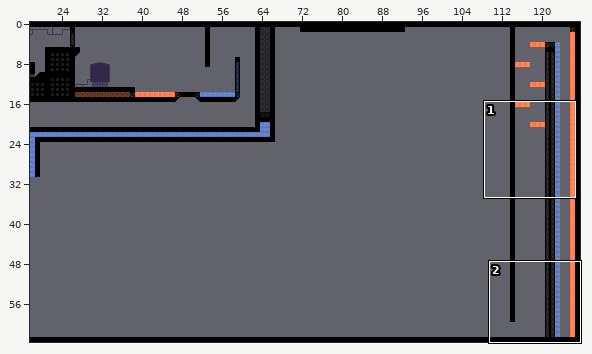
An edit to a level. Tiled map, IndieSpeedRun/IndieSpeedRun/IndieSpeedRunContent/maps/testmap3.tmx. Above: a wide view before the commit, with the close-up outlined.
Close-up. First the earlier version:
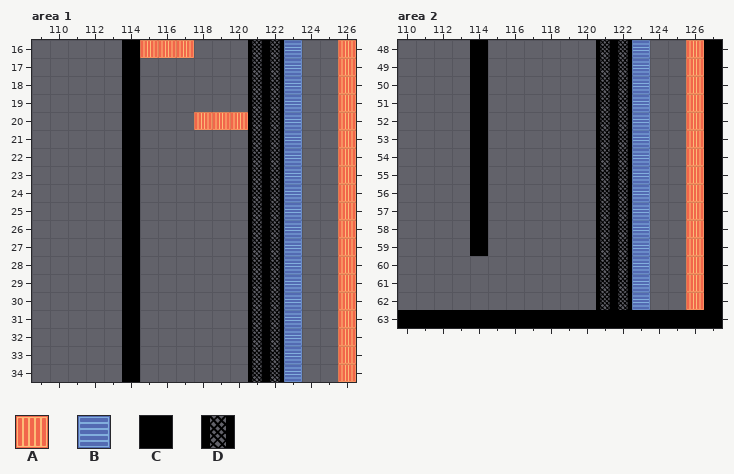
Cells are 32x32 px. Shown: area 1 x 109..126, y 16..34; area 2 x 110..127, y 48..63. The commit also changed other parts of the map, which this record leaves out.
Key: from "furnace-01": A 0 "heat"; from "heatsink-01": B 0 "cool"; from "tiles2-01": C 0, D 19.
_ is an empty cell.
Layers that did not change in this view are not listed.
Layer "Gameplay" before, area 1, first column x 109:
16 _____CAAA___DDB__A
17 _____C______DDB__A
18 _____C______DDB__A
19 _____C______DDB__A
20 _____C___AAADDB__A
21 _____C______DDB__A
22 _____C______DDB__A
23 _____C______DDB__A
24 _____C______DDB__A
25 _____C______DDB__A
26 _____C______DDB__A
27 _____C______DDB__A
28 _____C______DDB__A
29 _____C______DDB__A
30 _____C______DDB__A
31 _____C______DDB__A
32 _____C______DDB__A
33 _____C______DDB__A
34 _____C______DDB__A
Layer "Gameplay" before, area 2, first column x 110:
48 ____C______DDB__AC
49 ____C______DDB__AC
50 ____C______DDB__AC
51 ____C______DDB__AC
52 ____C______DDB__AC
53 ____C______DDB__AC
54 ____C______DDB__AC
55 ____C______DDB__AC
56 ____C______DDB__AC
57 ____C______DDB__AC
58 ____C______DDB__AC
59 ____C______DDB__AC
60 ___________DDB__AC
61 ___________DDB__AC
62 ___________DDB__AC
63 CCCCCCCCCCCCCCCCCC
New version:
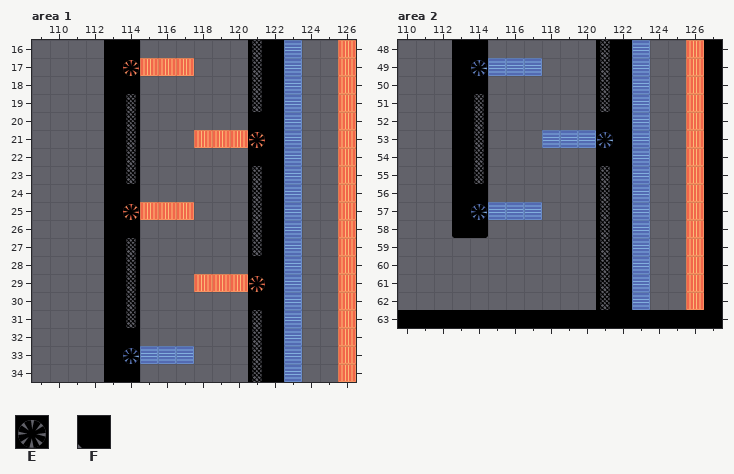
Further tiles: from "tiles2-01": E 3, F 15.
From old to new:
Changed rows in their new state; . is an unchanged cell.
Layer "Background", area 1:
first column x 114:
17 A
first column x 121:
21 A
first column x 114:
25 A
first column x 121:
29 A
first column x 114:
33 B
Layer "Gameplay", area 1:
first column x 113:
16 C.___....C
17 CEAAA....C
18 C........C
19 CD.......C
20 CD...___CC
21 CD...AAAEC
22 CD......CC
23 CD.......C
24 C........C
25 CEAAA....C
26 C........C
27 CD.......C
28 CD......CC
29 CD...AAAEC
30 CD......CC
31 CD.......C
32 C........C
33 CEBBB....C
34 C........C
Layer "Background", area 2:
first column x 114:
49 B
first column x 121:
53 B
first column x 114:
57 B
Layer "Gameplay", area 2:
first column x 113:
48 C........C
49 CEBBB....C
50 C........C
51 CD.......C
52 CD......CC
53 CD...BBBEC
54 CD......CC
55 CD.......C
56 C........C
57 CEBBB....C
58 F........C
59 ._.......C
60 .........C
61 .........C
62 .........C
